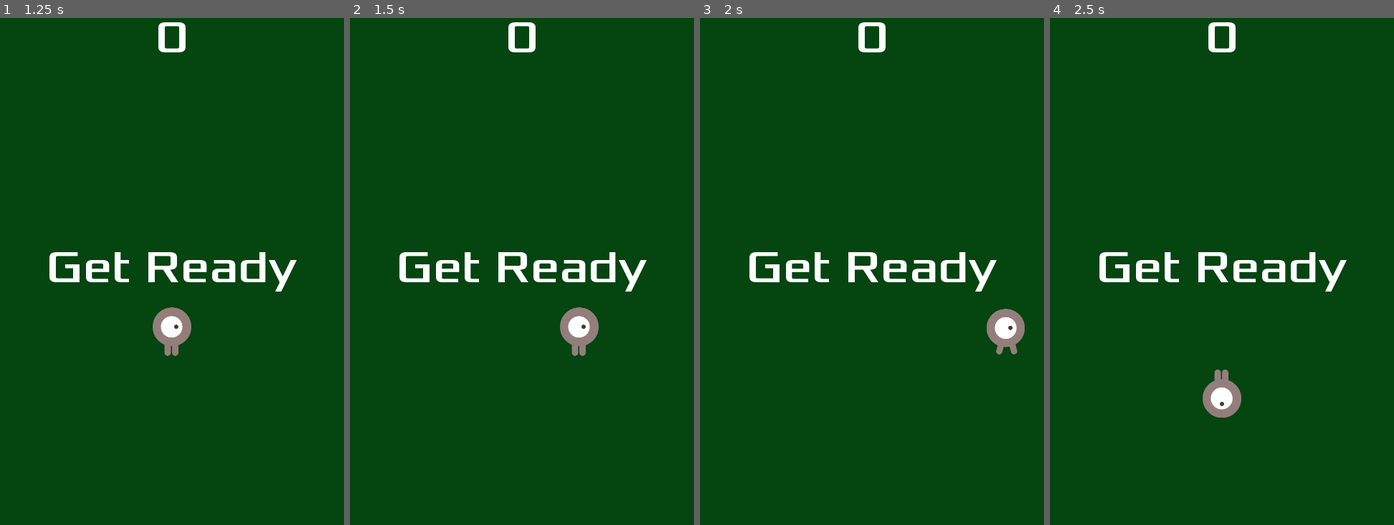
Above: before the commit, frames 1-4 (left to right).
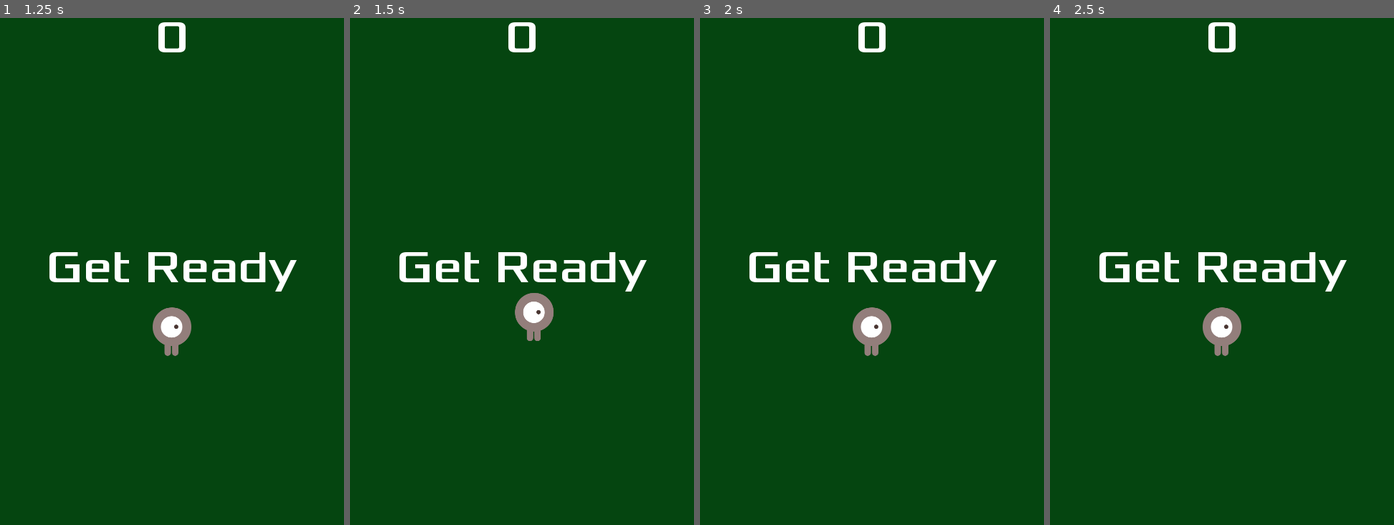
Above: after the commit, the same moments.

Repository: q8f13/godot_learn
Game: Godot game, scene res://Main.tscn
Same seed, same stepped clock (60 frames per second), same inputs: the game is played once before the commit and once after it.
Inputs (mouse positions are in pixels of both pictures, inside the frame that each line leads up to):
- Up to frame 1 (1.25 s): click "Start" at 0.5 s
- Up to frame 2 (1.5 s): tap Enter at 1.25 s; move the mouse to (597, 241) at 1.27 s; hold Right (ui_right) from 1.28 s (still down); click (597, 241) at 1.42 s
- Up to frame 3 (2 s): keep holding Right (ui_right); tap Space (ui_select) at 1.52 s
- Up to frame 4 (2.5 s): move the mouse to (1153, 291) at 2.02 s; release Right (ui_right) at 2.03 s; hold Down (ui_down) from 2.03 s (still down); tap Space (ui_select) at 2.27 s

Frame 1 is identical in both runs. In frame 2, 1.5% of the frame differs, in the area x 47-73%, y 54-67%; in frame 3, 1.5%; in frame 4, 1.5%, in the area x 44-56%, y 57-79%.

Commit message:
change input to touch

Diff:
--- a/dodgethecreeps/Player.gd
+++ b/dodgethecreeps/Player.gd
@@ -8,9 +8,11 @@
 # var b = "textvar"
 export var speed = 400
 var screen_size
+var target = Vector2()
 
 func start_new(pos):
 	position = pos
+	target = pos
 	show()
 	$CollisionShape2D.disabled = false
 
@@ -20,18 +22,26 @@
 	screen_size=get_viewport_rect().size
 	hide()
 
+func _input(event):
+	if event is InputEventScreenTouch and event.pressed:
+		target = event.position
+
 func _process(delta):
-	# Called every frame. Delta is time since last frame.
-	# Update game logic here.
 	var velocity = Vector2()
-	if Input.is_action_pressed("ui_right"):
-		velocity.x += 1
-	if Input.is_action_pressed("ui_left"):
-		velocity.x -= 1
-	if Input.is_action_pressed("ui_down"):
-		velocity.y += 1
-	if Input.is_action_pressed("ui_up"):
-		velocity.y -= 1
+	# remove keyboard controls
+#	if Input.is_action_pressed("ui_right"):
+#		velocity.x += 1
+#	if Input.is_action_pressed("ui_left"):
+#		velocity.x -= 1
+#	if Input.is_action_pressed("ui_down"):
+#		velocity.y += 1
+#	if Input.is_action_pressed("ui_up"):
+#		velocity.y -= 1
+
+	if position.distance_to(target) >  10:
+		velocity = (target - position).normalized() * speed
+	else:
+		velocity = Vector2()
 
 	if velocity.length() > 0:
 		velocity = velocity.normalized() * speed
--- a/dodgethecreeps/project.godot
+++ b/dodgethecreeps/project.godot
@@ -10,7 +10,7 @@
 
 [application]
 
-config/name="Scene Instancing Demo"
+config/name="dodgethecreeps"
 run/main_scene="res://Main.tscn"
 config/icon="res://icon.png"
 
@@ -18,6 +18,10 @@
 
 window/size/width=480
 window/size/height=720
+window/handheld/orientation="portrait"
+window/handheld/emulate_touchscreen=true
+window/stretch/mode="2d"
+window/stretch/aspect="keep"
 
 [gdnative]
 
Not shown, changed: .gitignore
Not shown, added: debug.keystore
